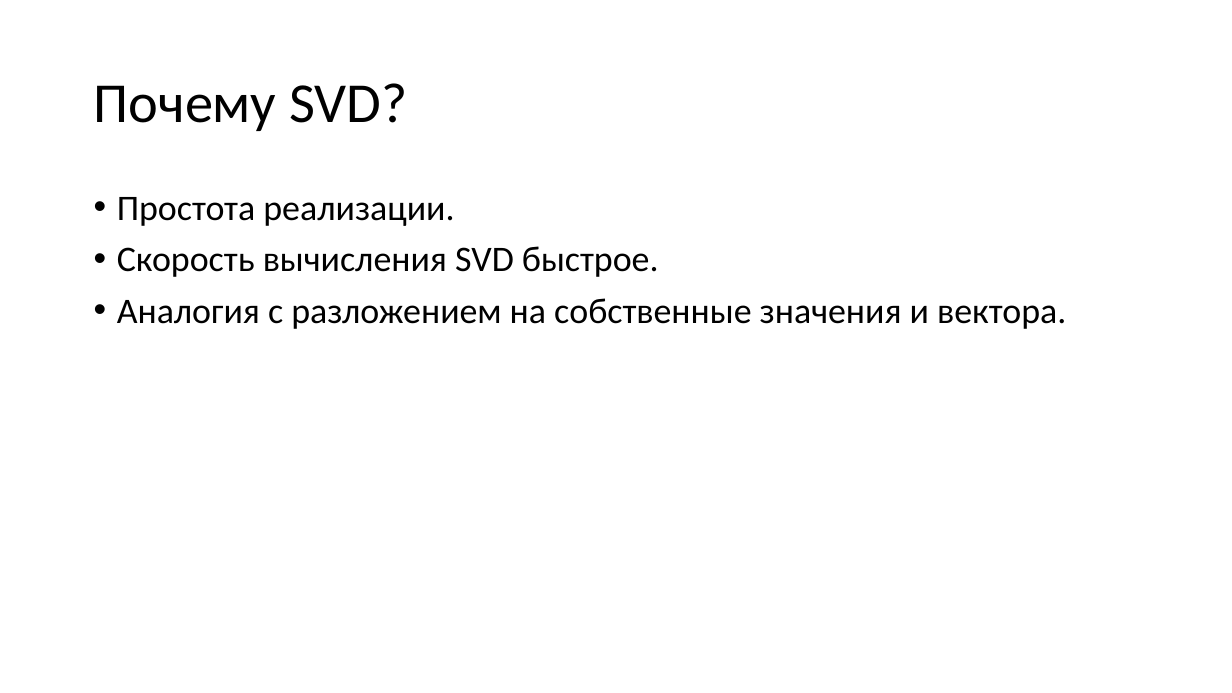
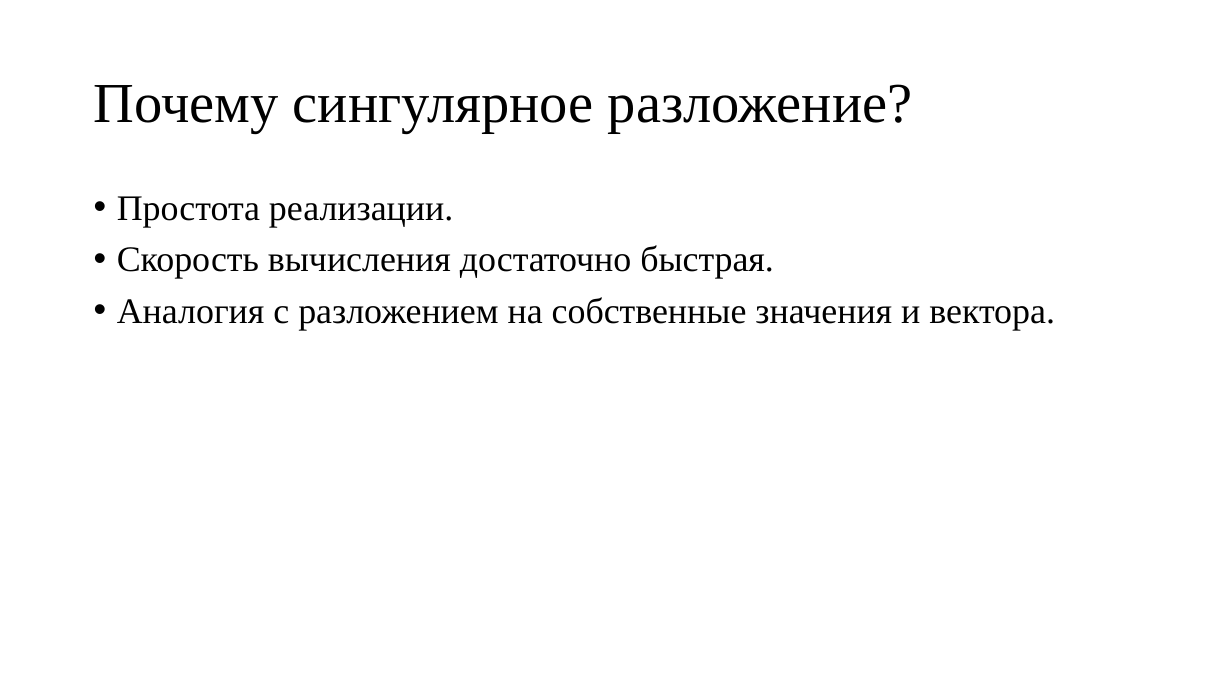
Before and after one commit to sven4500/masters-diploma, a slide deck: slide 18 of Презентация/Пезентация.ppt (slide 16 before the commit). Drawn at 1232x693 pixels with LibreOffice and Linux fonts; fonts in the diff are those of the drawing. Boxes give left, top, right and bottom in pixels: in the first picture for what was removed or moved away, otherwise in the second. Text is boxed around its words. In the diff, an @@ line names an element or a change of style, - is before the commit and + after.

```diff
--- a/Презентация/Пезентация.ppt
+++ b/Презентация/Пезентация.ppt
@@ title at (x1=94, y1=84, x2=912, y2=133): text changed; font Calibri to Times New Roman @@
-Почему SVD?
+Почему сингулярное разложение?
@@ text at (x1=117, y1=196, x2=1055, y2=330): font Calibri to Times New Roman in "Простота реализации.", "Аналогия с разложением на собственные значения и ..." @@
@@ text at (x1=117, y1=245, x2=774, y2=279): text changed; font Calibri to Times New Roman @@
-• Скорость вычисления SVD быстрое.
+• Скорость вычисления достаточно быстрая.
```
Also in this commit, not shown: 12 other slides changed, 2 slides added, 6 slides removed.
